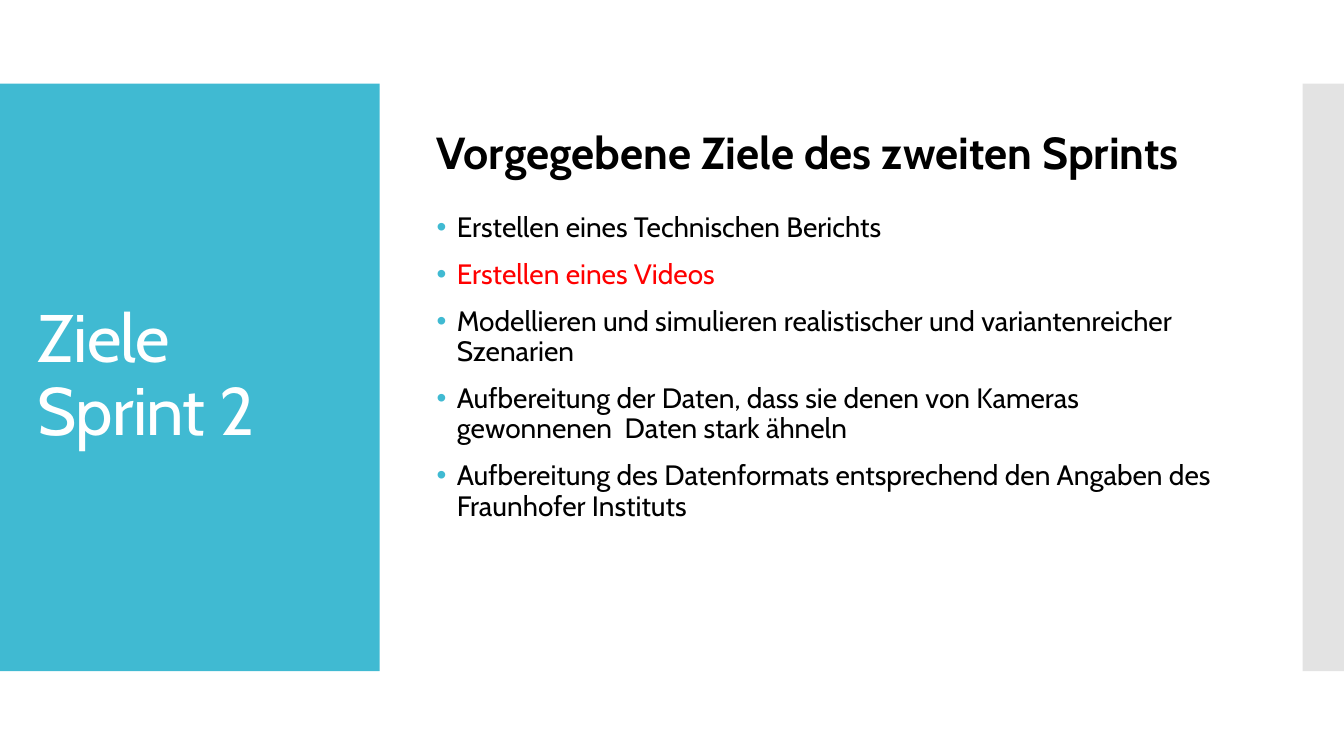
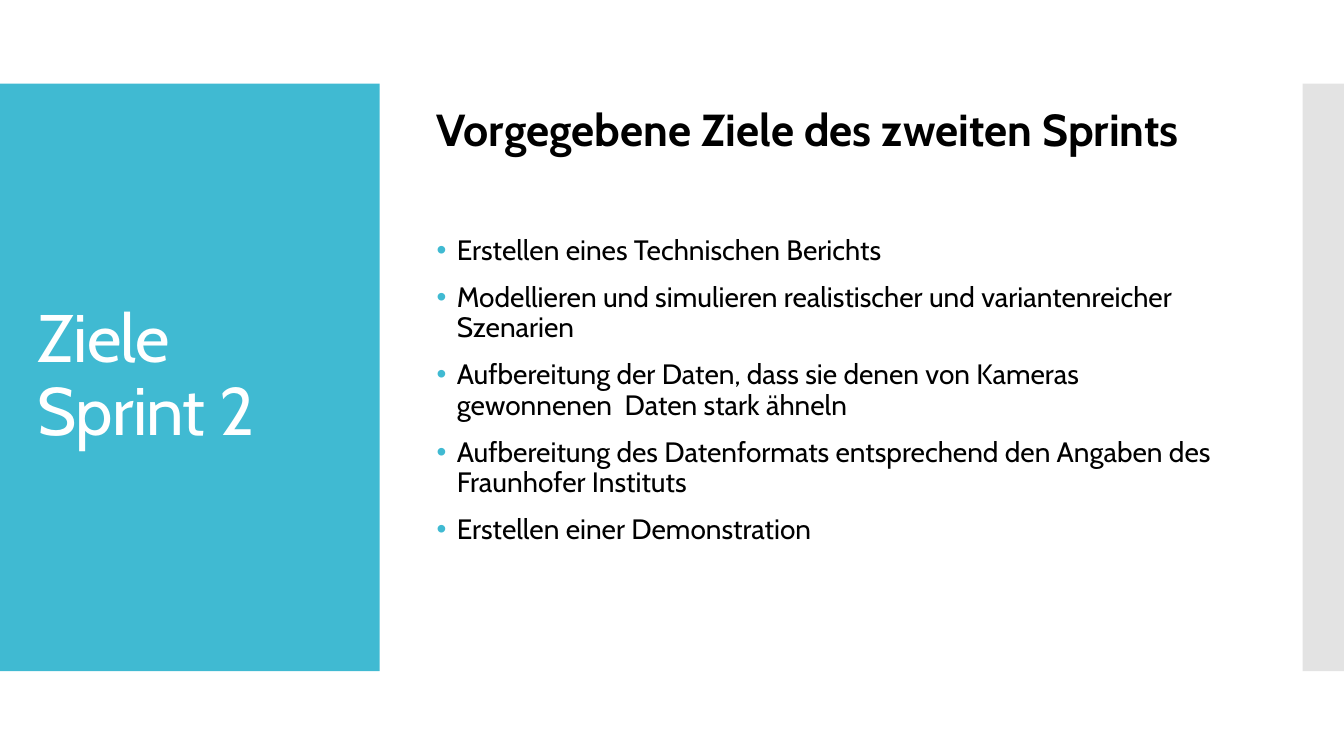
Before and after one commit to Datagroup-ModSim/ModSim17-data-generation-filters, a slide deck: slide 4 of presentations/Sprint 2/Datenerzeugung und Datenanalyse_Sprint2_formatiert.pptx (slide 3 before the commit). Drawn at 1344x756 pixels with LibreOffice and Linux fonts; fonts in the diff are those of the drawing. Boxes give left, top, right and bottom in pixels: in the first picture for what was removed or moved away, otherwise in the second. Text is boxed around its words. In the diff, an @@ line names an element or a change of style, - is before the commit and + after.

Commit message:
Präsentation des 2. Sprints im Ordner presentation unter Sprint 2 Der Ordner restlicher Output ist für mich zum testen

```diff
--- a/presentations/Sprint 2/Datenerzeugung und Datenanalyse_Sprint2_formatiert.pptx
+++ b/presentations/Sprint 2/Datenerzeugung und Datenanalyse_Sprint2_formatiert.pptx
@@ text at (457, 263, 715, 285): paragraph removed @@
-• Erstellen eines Videos
@@ text at (457, 518, 811, 540): paragraph added @@
+• Erstellen einer Demonstration
```
Also in this commit, not shown: 6 other slides changed, 10 slides added, 52 other files.
